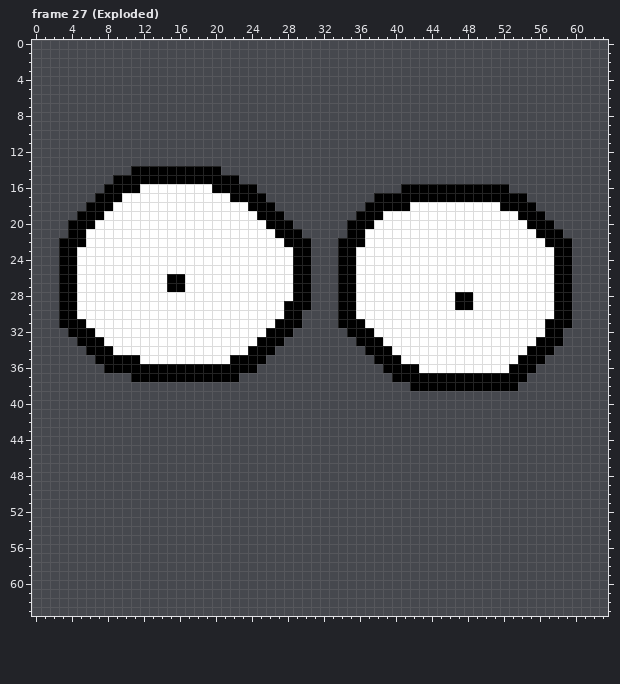
A pixel-art file gets an edit: BuildsVsBlocksAsepriteFiles/BuildsVsBlocksFacesAndStuff.aseprite. The first picture shows the starting point.
64x64 pixels, 91 frames. Colours within 5 levels of each other are drawn and written as one. Shown: frame 27 (Exploded). The commit also changed other frames, which this record leaves out.
After:
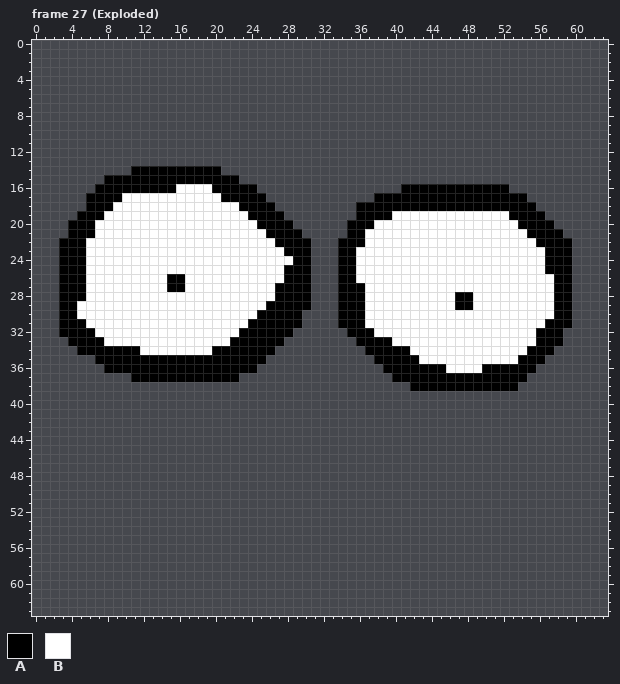
Palette (. is transparent): A #000000  B #ffffff
The edit:
Frame 27 (Exploded), layer "Face":
Colour A is added in row 15 at x 8; in row 16 at x 7; in row 17 at x 6; in row 18 at x 36; in row 32 at x 3; in row 33 at x 4.
Colour A is added in row 34 at x 5.
Colour A replaces colour B in row 16 at x 12 to 15; in row 17 at x 21; in row 18 at x 23 and 42 to 51; in row 19 at x 24, 39 and 53; in row 20 at x 25 and 54; in row 21 at x 6, 26 and 55.
Colour A replaces colour B in row 22 at x 27 and 56; in row 23 at x 5, 28 and 57; in row 24 at x 5 and 57; in row 25 at x 5, 28 and 57; in row 26 at x 5 and 28; in rows 27 to 28 at x 5, 27 to 28 and 36.
Colour A replaces colour B in row 29 at x 26 to 27 and 36; in row 30 at x 25 to 27 and 36; in row 31 at x 24 to 26; in row 32 at x 23 to 25 and 56; in row 33 at x 22 to 24 and 39; in row 34 at x 9 to 11, 20 to 23 and 40 to 41.
Colour A replaces colour B in row 35 at x 12 to 21 and 41 to 42; in row 36 at x 43 to 45 and 50 to 52.
Where, in picture pixels (left, top, right, bottom), the same in both pictures:
added: (86, 175, 113, 202)
changed: (140, 184, 176, 193)
changed: (113, 193, 293, 364)
changed: (356, 202, 554, 274)
changed: (59, 229, 95, 355)
changed: (356, 283, 509, 373)
changed: (536, 328, 545, 337)
